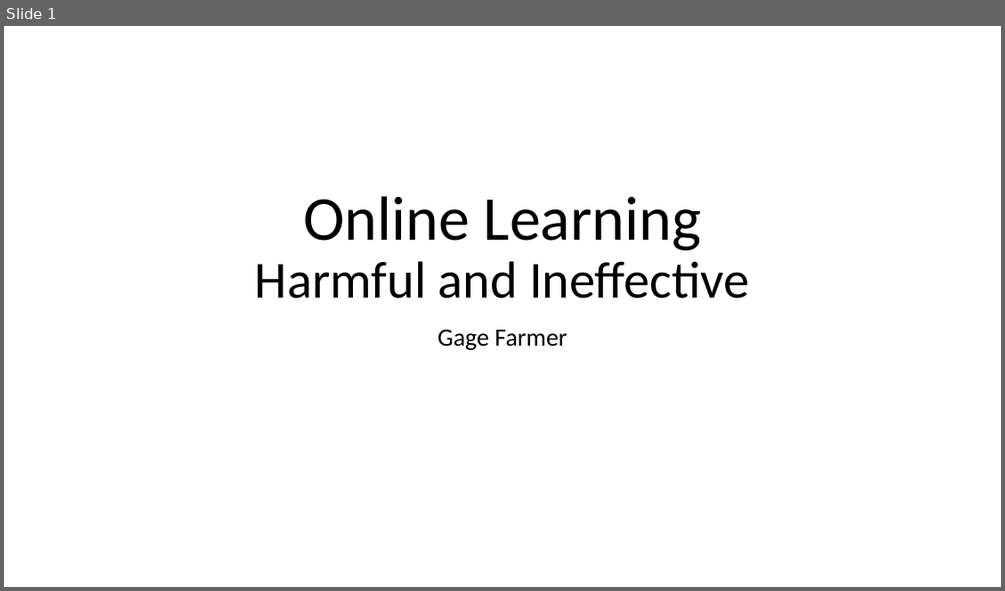
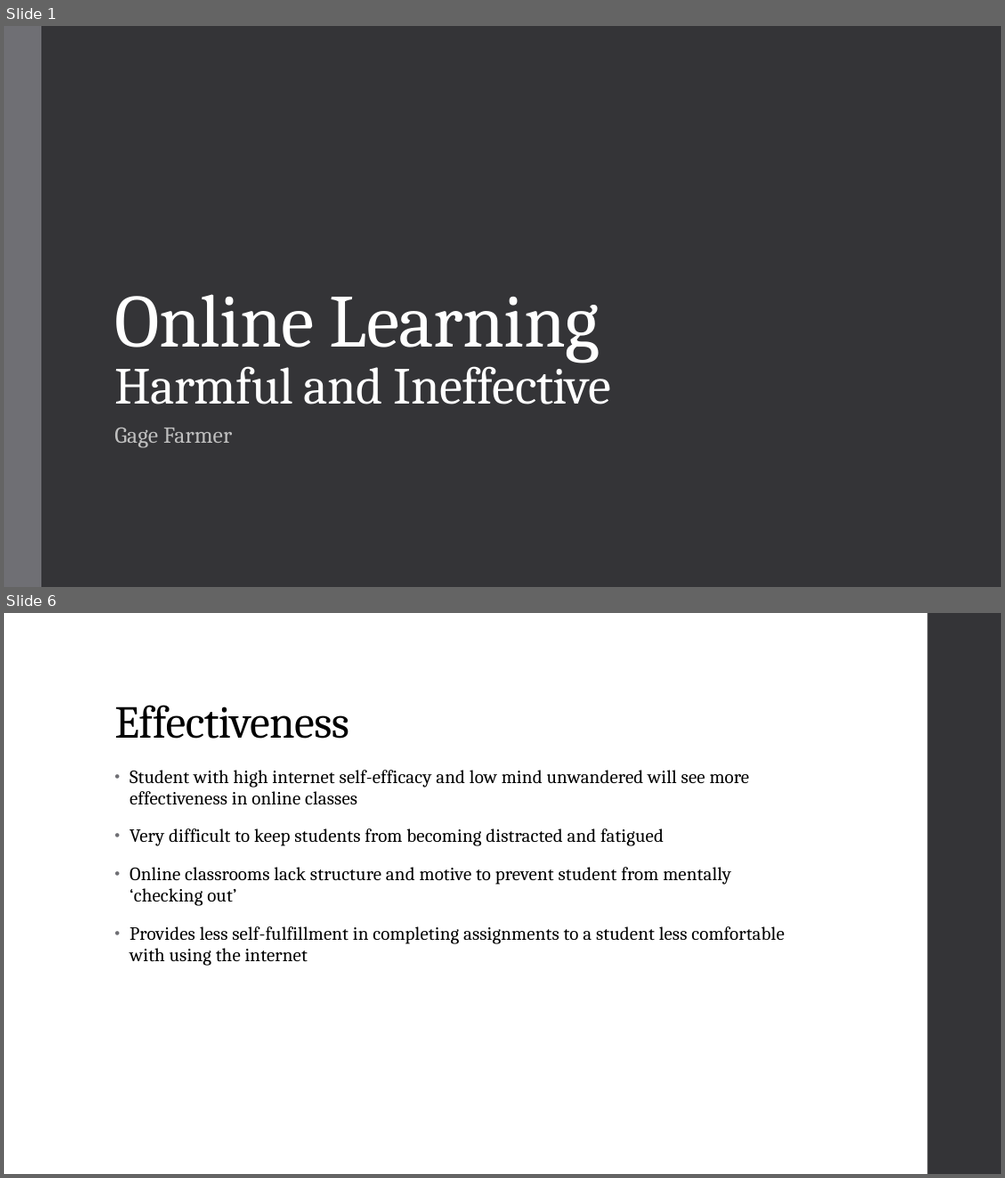
Before and after one commit to trickyok/College-Work, a slide deck: Spring 2022/Comp II/Writing Project 3/Online Learning.pptx. Shown one above the other, each under a label of ours: slide 1 before the commit, slides 1 and 6 after it; the slides between them are not shown. The pictures are 1005x591 and 1005x1178 pixels, drawn with LibreOffice and Linux fonts; fonts in the diff are those of the drawing. Boxes give left, top, right and bottom in pixels: in the first picture for what was removed or moved away, otherwise in the second. Text is boxed around its words. In the diff, an @@ line names an element or a change of style, - is before the commit and + after.

```diff
--- a/Spring 2022/Comp II/Writing Project 3/Online Learning.pptx
+++ b/Spring 2022/Comp II/Writing Project 3/Online Learning.pptx
@@ slide 6 added at (4, 613, 1001, 1174), background #FFFFFF @@
@@ rectangle added at (928, 613, 1001, 1174), fill #353537 @@
@@ title added at (114, 705, 349, 738), 44 pt, text #000000 @@
+Effectiveness
@@ text added at (129, 770, 784, 965), 18 pt, text #000000 @@
+• Student with high internet self-efficacy and low mind unwandered will see more effectiveness in online classes
+• Very difficult to keep students from becoming distracted and fatigued
+• Online classrooms lack structure and motive to prevent student from mentally ‘checking out’
+• Provides less self-fulfillment in completing assignments to a student less comfortable with using the internet
@@ slide 1 changed as well @@
@@ background #FFFFFF to #353537 @@
@@ rectangle added at (4, 26, 41, 587), fill #6F6F74 @@
@@ title "Online Learning Harmful and Ineffective": place and size @@
-title "Online Learning Harmful and Ineffective" at (255, 196, 749, 298)
+title "Online Learning Harmful and Ineffective" at (114, 294, 612, 404)
@@ title "Online Learning Harmful and Ineffective" at (114, 294, 612, 404): size 60 to 72 pt in "Online Learning"; font Calibri to Cambria, text colour #000000 to #FFFFFF, letter spacing 0 to -0.5 pt; alignment centre to left; line spacing 0.9 to 0.85 @@
@@ subtitle "Gage Farmer": place and size @@
-subtitle "Gage Farmer" at (437, 329, 566, 350)
+subtitle "Gage Farmer" at (114, 426, 232, 448)
@@ subtitle "Gage Farmer" at (114, 426, 232, 448): size 24 to 22 pt, font Calibri to Cambria, text colour #000000 to #BFBFBF, letter spacing 0 to 0.1 pt; alignment centre to left; line spacing 0.9 to 0.95; more space between paragraphs @@
```
Also in this commit, not shown: 4 other slides changed, 7 other slides added, 7 slides removed.
